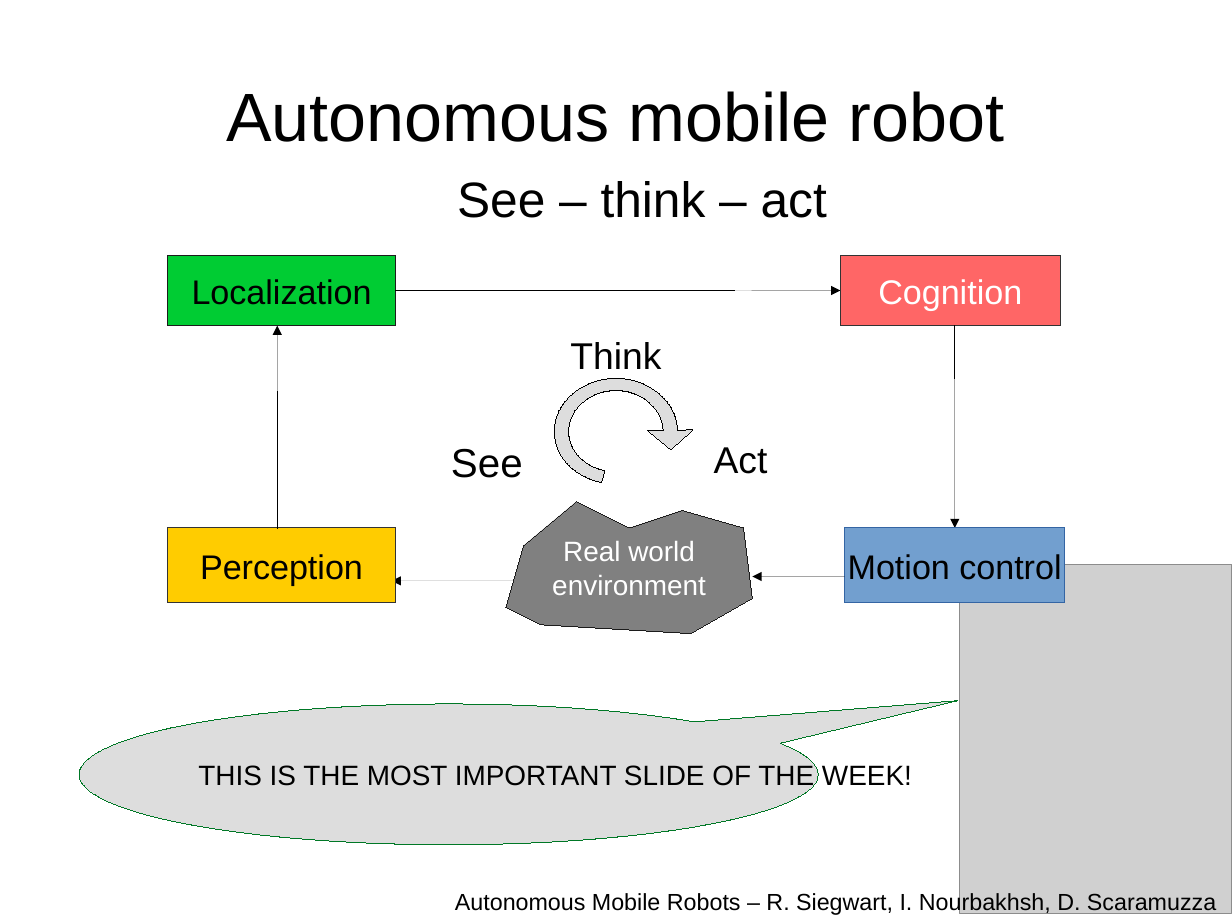
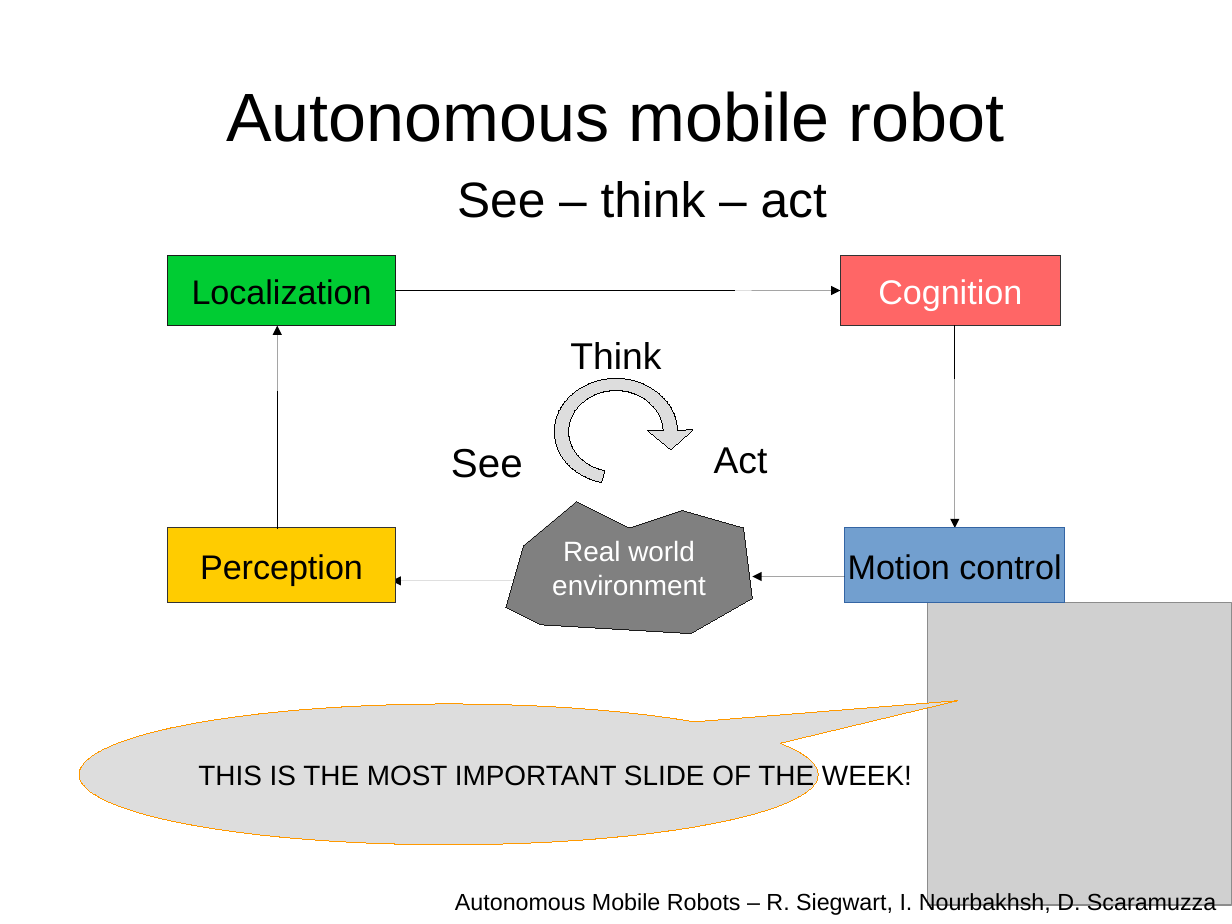
Before and after one commit to maivincent/MISE_presentations, a slide deck: slide 5 of 3_Autonomous_Mobile_Robots.odp. Drawn at 1232x924 pixels with LibreOffice and Linux fonts; fonts in the diff are those of the drawing; grey boxes stand for pictures. Boxes give left, top, right and bottom in pixels: in the first picture for what was removed or moved away, otherwise in the second. Text is boxed around its words. In the diff, an @@ line names an element or a change of style, - is before the commit and + after.

Commit message:
Change robot for duckie

```diff
--- a/3_Autonomous_Mobile_Robots.odp
+++ b/3_Autonomous_Mobile_Robots.odp
@@ picture: place and size @@
-picture at (959, 565, 1232, 913)
+picture at (928, 603, 1232, 904)
@@ speech bubble "THIS IS THE MOST IMPORTANT ..." at (79, 704, 818, 845): outline #007826 0 pt to #FF9900 0 pt @@
```
Also in this commit, not shown: 3 other slides changed, 5 other files.
